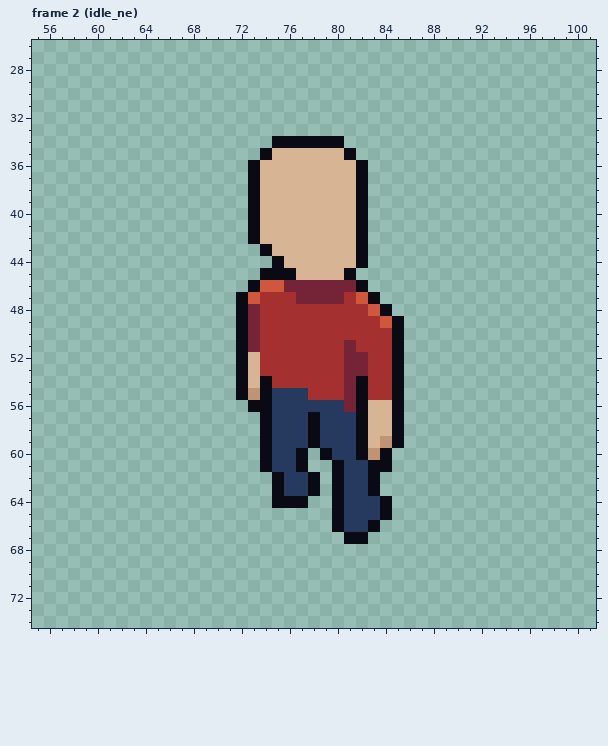
Pixel-art file: Assets/Sprites/Units/Composite/base_unit.aseprite. The picture above is the old version.
160x128 pixels, 22 frames. Shown: frame 2 (idle_ne): x 55..101, y 26..74. The commit also changed other frames, which this record leaves out.
Once edited:
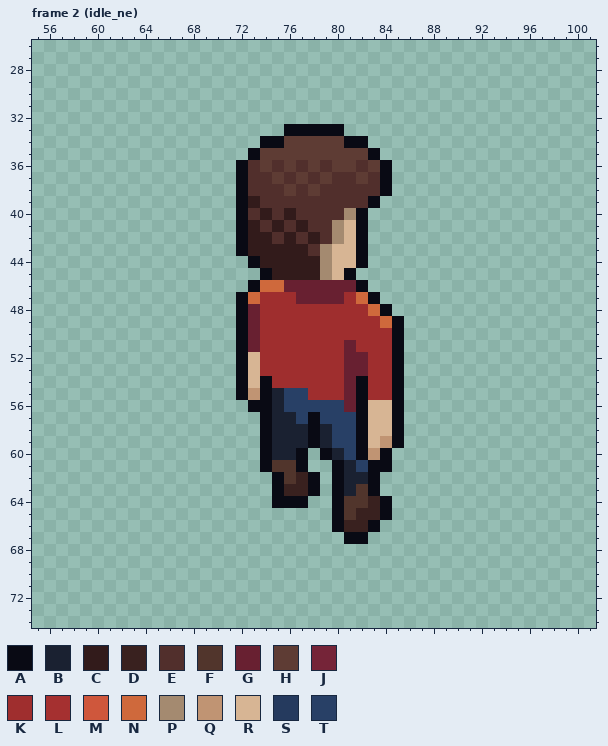
Palette (. is transparent): A #090a14  B #1a2131  C #321b1b  D #39211f  E #512f2c  F #51352c  G #682031  H #5e3c34  J #752438  K #9f2e2e  L #a53030  M #cf573c  N #cf693c  P #a48a70  Q #c09473  R #d7b594  S #253a5e  T #284066
What changed:
Changed rows in their new state; - is an unchanged pixel.
Frame 2 (idle_ne):
first column x 72:
33 ----AAAAA----
34 --A-HHHHHAA--
35 -AHHHHHHHHHA-
36 AEHEHEHEHHEHA
37 AEEHEHEHEEHEA
38 AEEEHEHEEEEEA
39 ACEEEEEEEEEA-
40 AECECEEEEP---
41 ACECECEEP----
42 ACCECECEP----
43 ACCCCCEP-----
44 -ACCCCCP-----
45 ---CCCCP-----
46 --NNGGGGGG---
47 -NKKKGGGGKN--
48 -GKKKKKKKKKN-
49 -GKKKKKKKKKKN
50 -GKKKKKKKKKKK
51 -GKKKKKKKGKKK
52 --KKKKKKKGGKK
53 --KKKKKKKGGKK
54 ---KKKKKKG-KK
55 ---BTTKKKG-KK
56 ---BTTTTTG---
57 ---BBT-TTT---
58 ---BBB-BTT---
59 ---BBB-BTT---
60 ---BB---BT---
61 ---FF----BT--
62 ----FD---BB--
63 ----DD---BF--
64 ---------FFD-
65 ---------FDD-
66 ---------DD--
